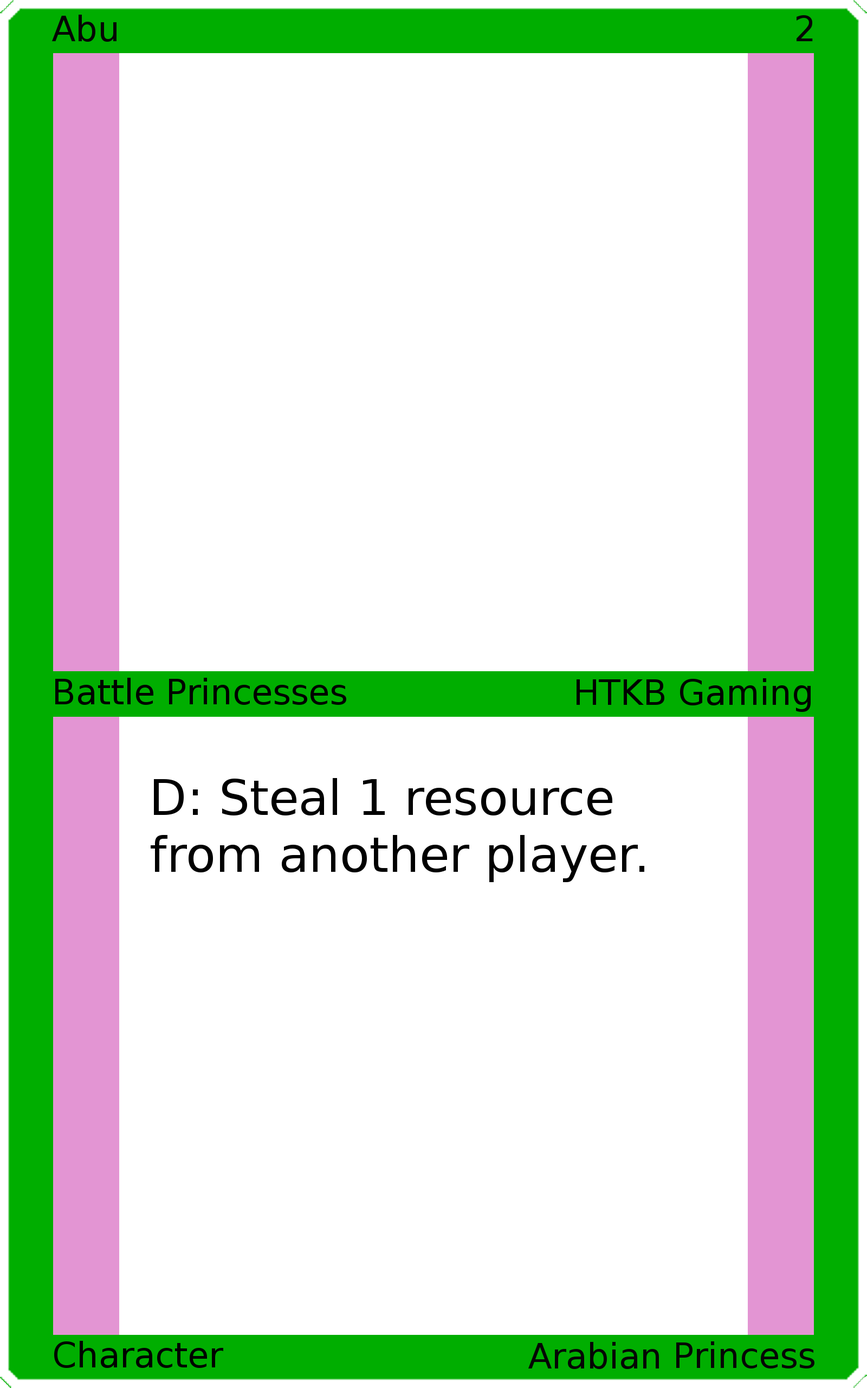
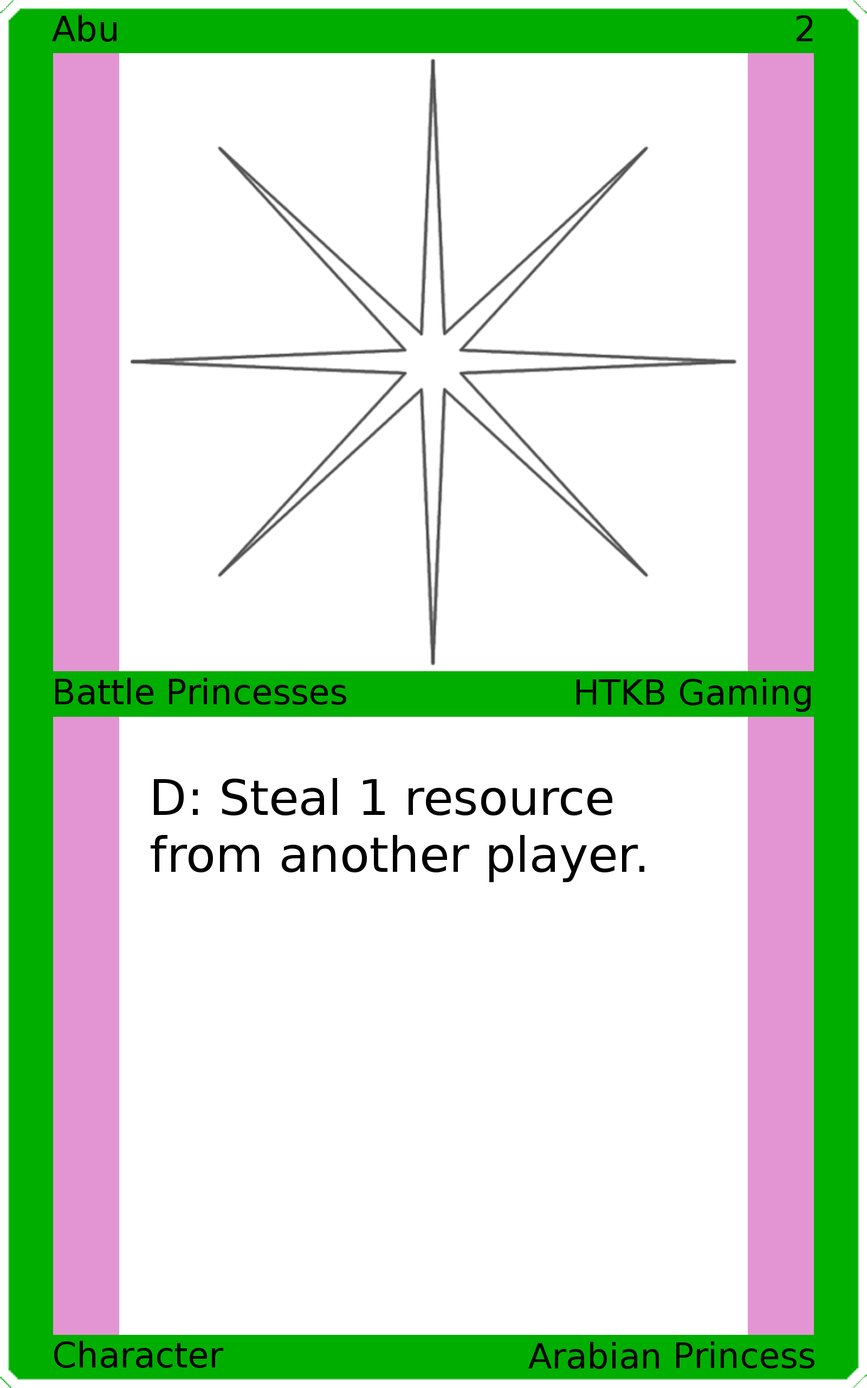
The second 867 x 1388 image is a revision of the first. Changes to its layers:
added layer "Art" above "Top Background" over [129, 57, 738, 666]
